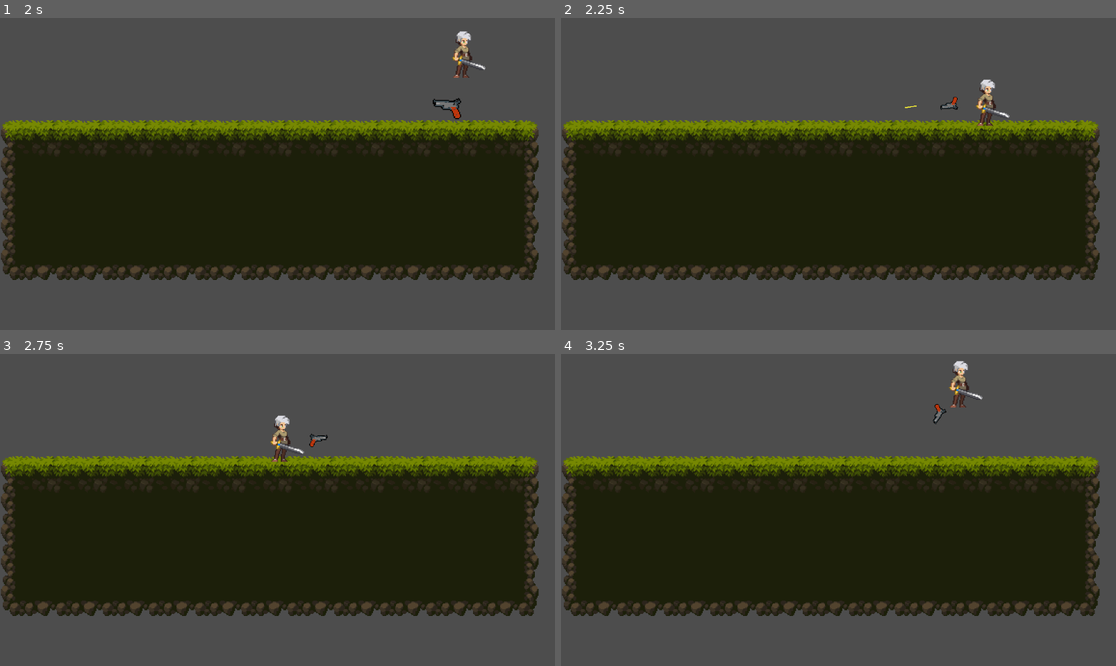
Above: before the commit, frames 1-4 (two rows, left to right).
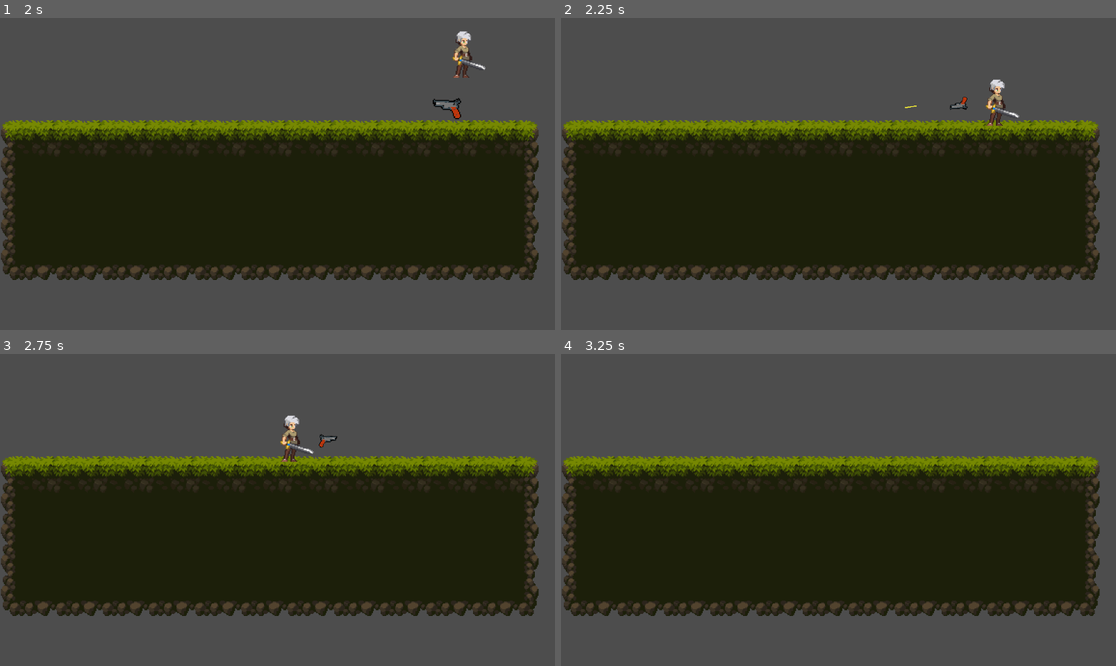
Above: after the commit, the same moments.

Repository: Flipfloppm/jump-n-gun
Game: Godot game, scene res://Levels/test_level.tscn
Two runs of this game, one before a commit and one after it. Both use one fixed random seed, a clock stepped at 60 frames per second and the inputs below.
Inputs (mouse positions are in pixels of both pictures, inside the frame that each line leads up to):
- Up to frame 1 (2 s): tap Enter at 0.5 s; move the mouse to (399, 158) at 0.52 s; hold D (right) from 0.53 s (still down); click (399, 158) at 0.6 s; tap Space (jump) at 0.77, 1.52 s; move the mouse to (166, 189) at 1.27 s; click (166, 189) at 1.35 s
- Up to frame 2 (2.25 s): move the mouse to (894, 105) at 2.02 s; release D (right) at 2.03 s; hold A (left) from 2.03 s (still down); click (894, 105) at 2.1 s
- Up to frame 3 (2.75 s): keep holding A (left)
- Up to frame 4 (3.25 s): move the mouse to (810, 572) at 2.77 s; release A (left) at 2.78 s; hold D (right) from 2.78 s (still down); click (810, 572) at 2.85 s; tap Space (jump) at 3.02 s

Frame 1 is identical in both runs. In frame 2, 0.7% of the frame differs, in the area x 68-83%, y 19-35%; in frame 3, 0.7%, in the area x 48-61%, y 19-35%; in frame 4, 0.4%.

Commit message:
increased knockback velocity for testing

Diff:
--- a/Characters/player.gd
+++ b/Characters/player.gd
@@ -3,7 +3,7 @@
 
 const SPEED = 300.0
 const JUMP_VELOCITY = -400.0
-const PISTOL_KNOCKBACK_VELOCITY = 400
+const PISTOL_KNOCKBACK_VELOCITY = 1000
 
 # Get the gravity from the project settings to be synced with RigidBody nodes.
 var gravity = ProjectSettings.get_setting("physics/2d/default_gravity")
@@ -42,9 +42,12 @@
 		# Knockback player.
 		var knockback_vector = Vector2.ZERO
 		var knockback_rads = $GunRotation.rotation + PI
+		knockback_vector.y = sin(knockback_rads)
 		knockback_vector.x = cos(knockback_rads)
-		knockback_vector.y = sin(knockback_rads)
+		print(knockback_vector)
 		velocity += knockback_vector * PISTOL_KNOCKBACK_VELOCITY
+		print(velocity)
+		print()
 		knockback_vector = lerp(knockback_vector, Vector2.ZERO, 0.1)
 	move_and_slide()
 
